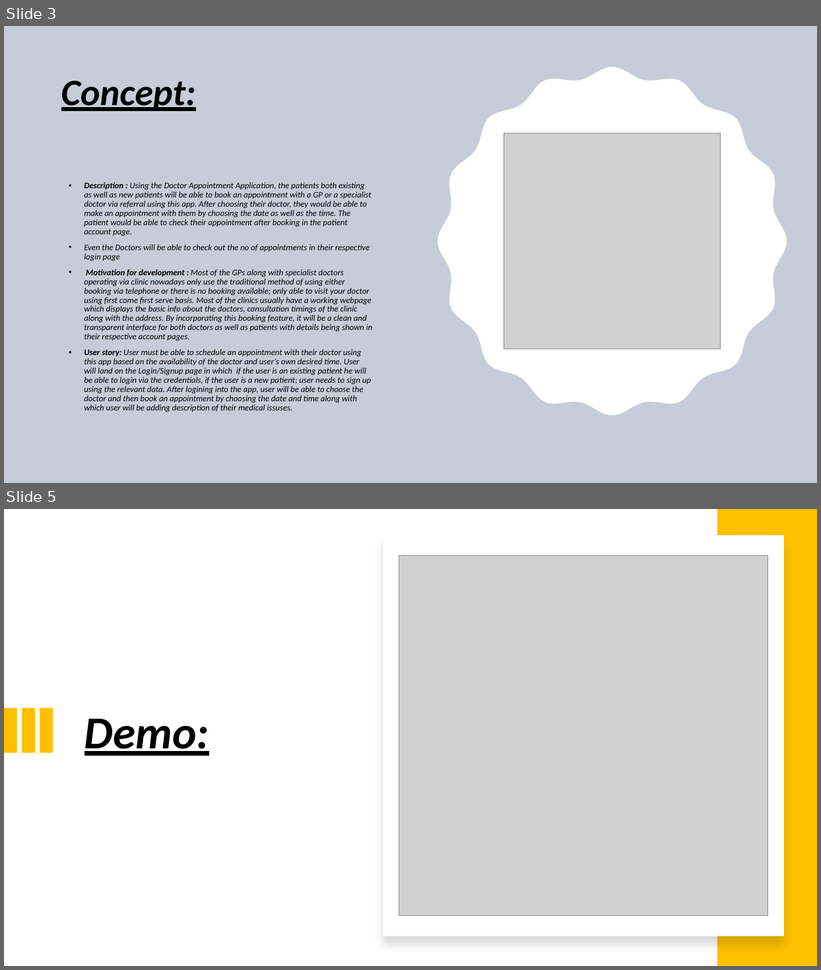
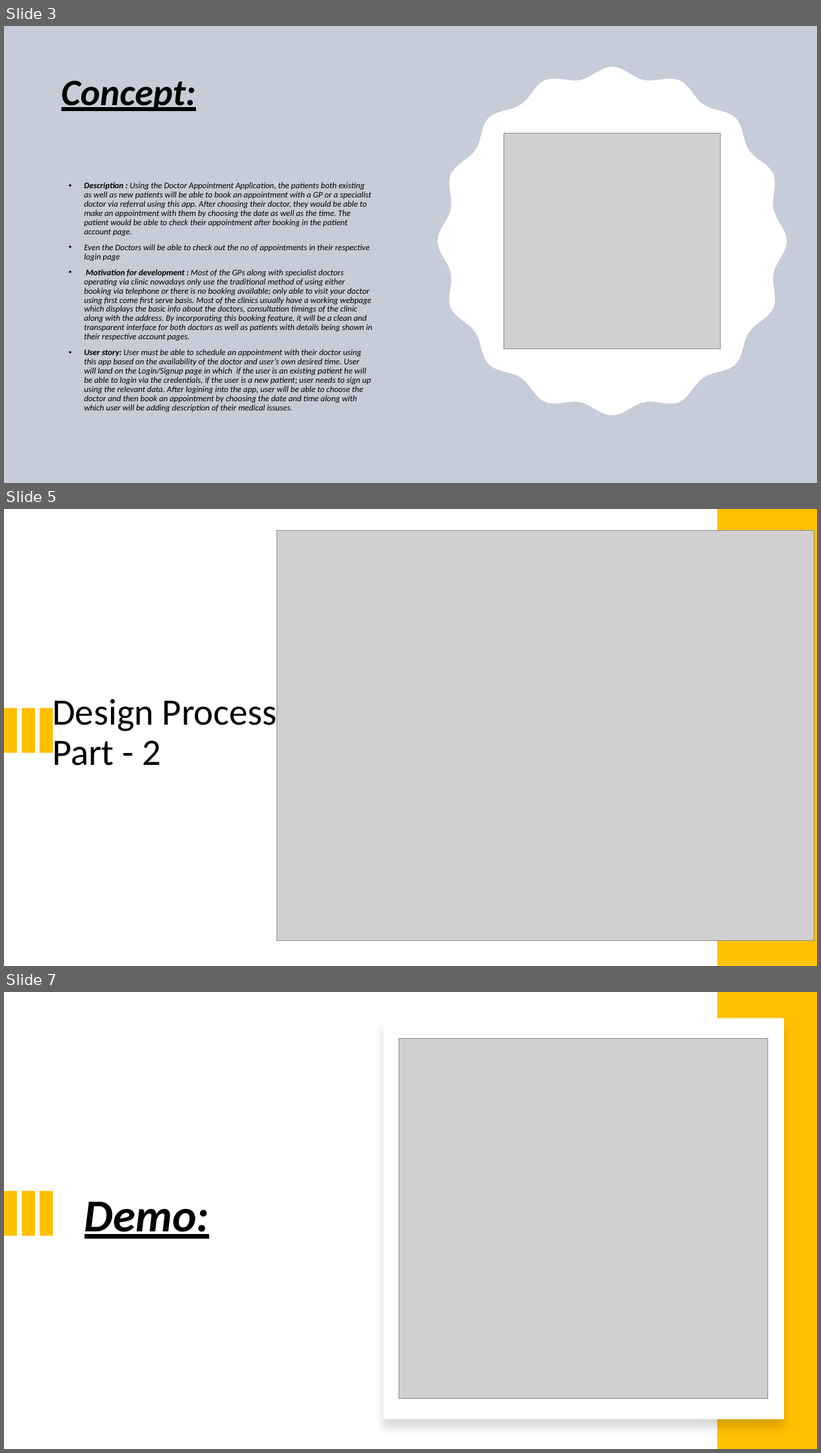
Before and after one commit to SanjeevKumar-DEV/Doctor-Appointment, a slide deck: project-documents/Docto_ Appointment.pptx. Shown one above the other, each under a label of ours: slides 3 and 5 before the commit, slides 3, 5 and 7 after it; the slides between them are not shown. The pictures are 821x970 and 821x1453 pixels, drawn with LibreOffice and Linux fonts; fonts in the diff are those of the drawing; grey boxes stand for pictures. Boxes give left, top, right and bottom in pixels: in the first picture for what was removed or moved away, otherwise in the second. Text is boxed around its words. In the diff, an @@ line names an element or a change of style, - is before the commit and + after.

```diff
--- a/project-documents/Docto_ Appointment.pptx
+++ b/project-documents/Docto_ Appointment.pptx
@@ slide 5 added at (4, 509, 817, 966), background #FFFFFF @@
@@ rectangle added at (717, 509, 817, 966), fill #FFC000 @@
@@ picture added at (277, 530, 814, 941) @@
@@ title added at (52, 694, 277, 766), 44 pt, text #000000 @@
+Design Process
+Part - 2
@@ rectangle added at (4, 708, 17, 753), fill #FFC000 @@
@@ rectangle added at (22, 708, 34, 753), fill #FFC000 @@
@@ rectangle added at (40, 708, 53, 753), fill #FFC000 @@
@@ what was slide 5 is now slide 7 @@
```
Also in this commit, not shown: 2 slides changed, 1 other slide added, 2 other files.
